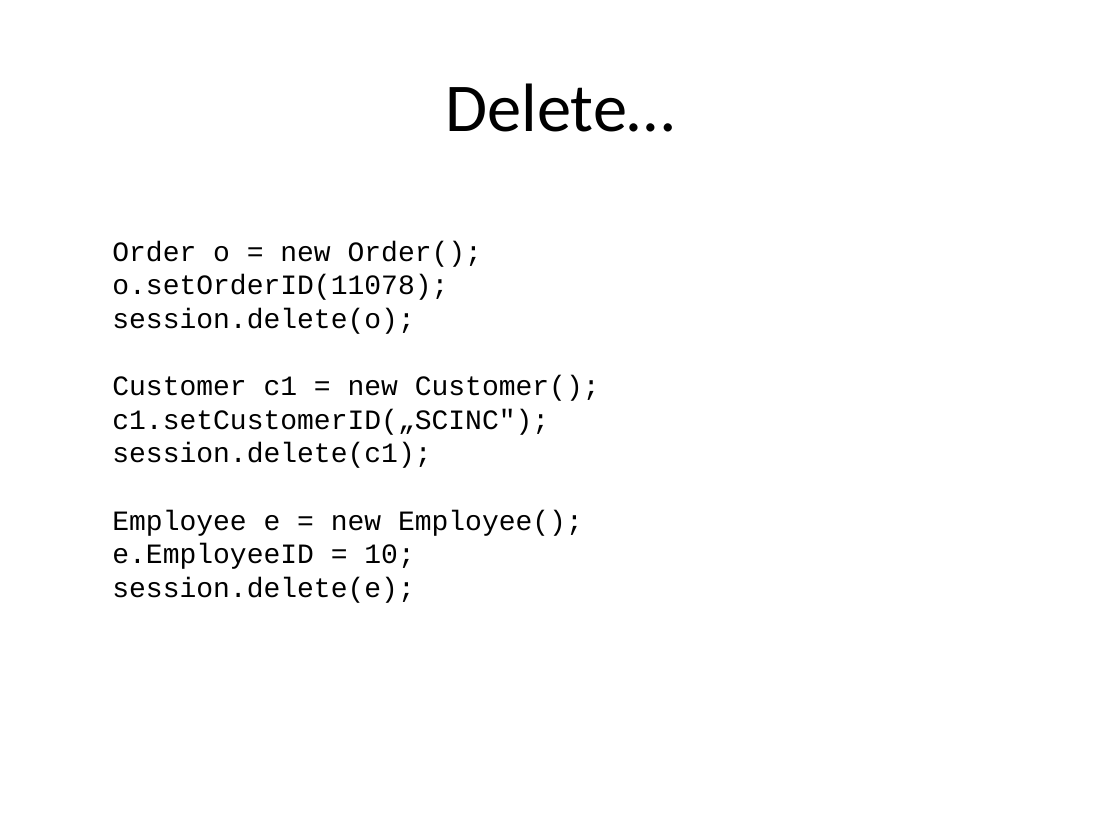
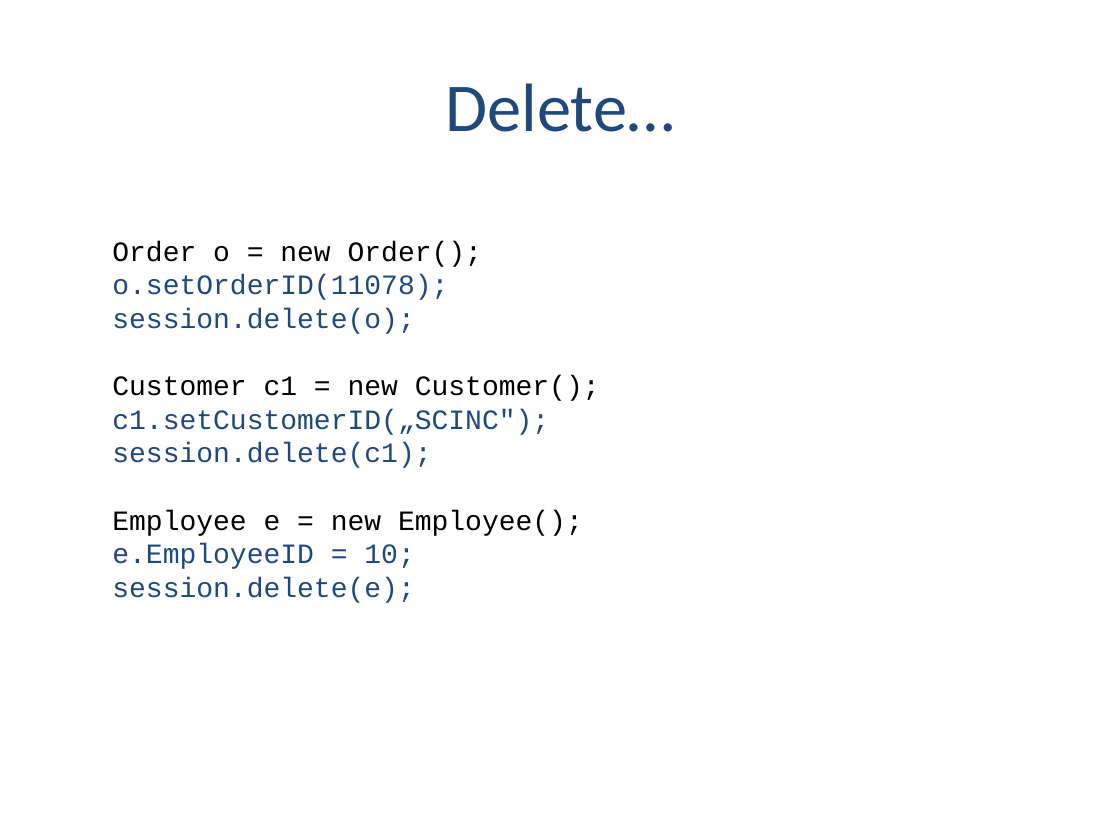
Before and after one commit to alicjasalamon/DB2, a slide deck: slide 29 of MySQL + Hibernate.pptx (slide 28 before the commit). Drawn at 1120x840 pixels with LibreOffice and Linux fonts; fonts in the diff are those of the drawing. Boxes give left, top, right and bottom in pixels: in the first picture for what was removed or moved away, otherwise in the second. Text is boxed around its words. In the diff, an @@ line names an element or a change of style, - is before the commit and + after.

Commit message:
Presentation - new colors + agenda

```diff
--- a/MySQL + Hibernate.pptx
+++ b/MySQL + Hibernate.pptx
@@ title "Delete…" at bbox=[445, 83, 674, 132]: text colour #000000 to #1F497D @@
@@ text at bbox=[112, 275, 549, 603]: text colour #000000 to #1F497D in "o.setOrderID(11078);", "session.delete(o);", "c1.setCustomerID(„SCINC");", "session.delete(c1);" and 2 more places @@
```
Also in this commit, not shown: 24 other slides changed, 2 slides added, 1 slide removed.
